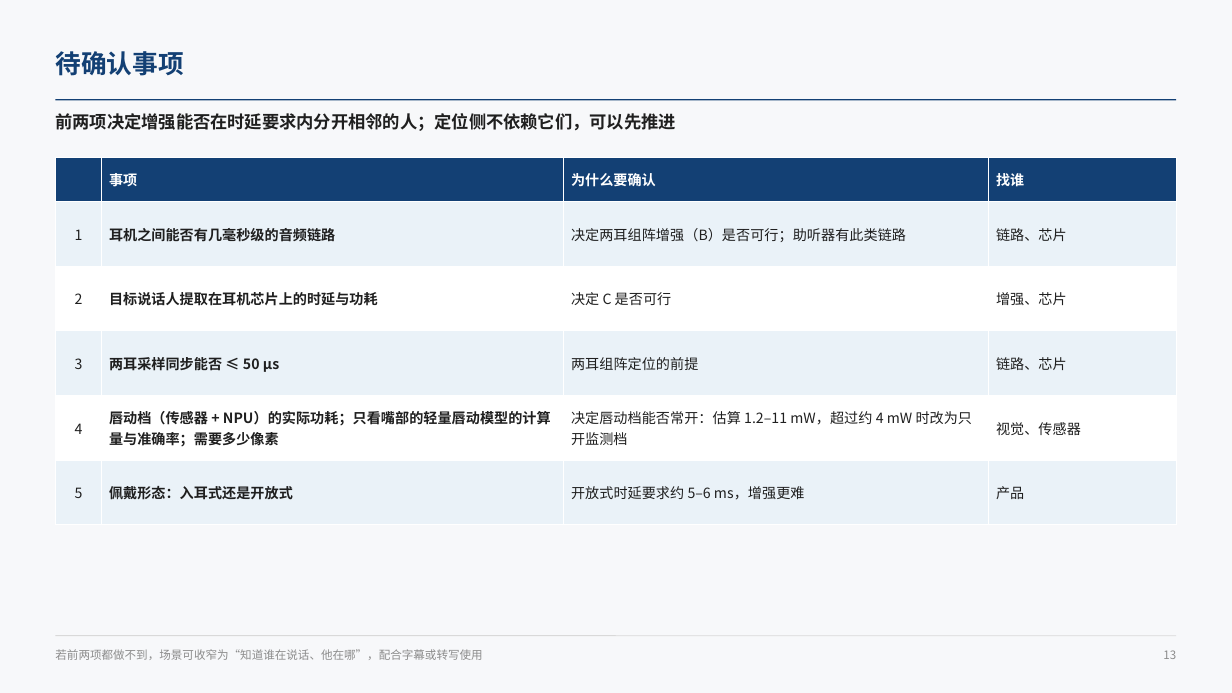
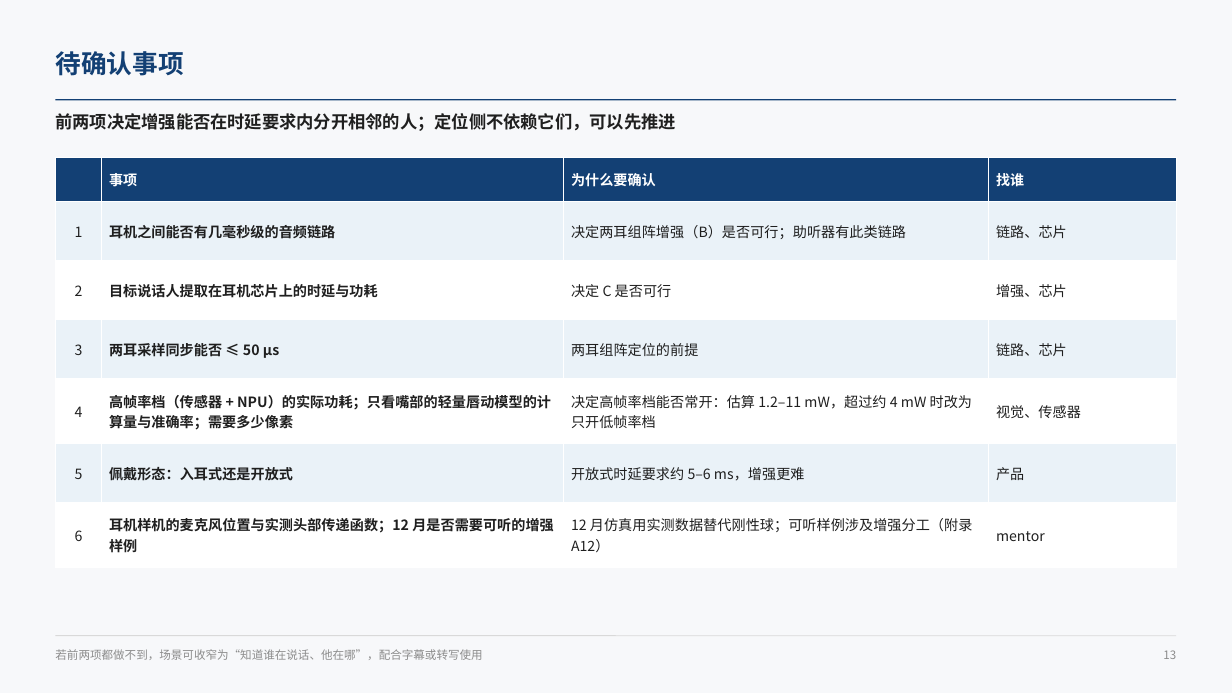
Before and after one commit to ZeroFoxxi/ssl-scene1, a slide deck: slide 13 of 02_耳机声源定位/耳机摄像头听觉辅助_整体设计方案.pptx. Drawn at 1232x693 pixels with LibreOffice and Linux fonts; fonts in the diff are those of the drawing. Boxes give left, top, right and bottom in pixels: in the first picture for what was removed or moved away, otherwise in the second. Text is boxed around its words. In the diff, an @@ line names an element or a change of style, - is before the commit and + after.

```diff
--- a/02_耳机声源定位/耳机摄像头听觉辅助_整体设计方案.pptx
+++ b/02_耳机声源定位/耳机摄像头听觉辅助_整体设计方案.pptx
@@ table at (x1=55, y1=157, x2=1177, y2=559) @@
-row 5, column 2: 唇动档（传感器 + NPU）的实际功耗；只看嘴部的轻量唇动模型的计算量与准确率；需要多少像素
+row 5, column 2: 高帧率档（传感器 + NPU）的实际功耗；只看嘴部的轻量唇动模型的计算量与准确率；需要多少像素
-row 5, column 3: 决定唇动档能否常开：估算 1.2–11 mW，超过约 4 mW 时改为只开监测档
+row 5, column 3: 决定高帧率档能否常开：估算 1.2–11 mW，超过约 4 mW 时改为只开低帧率档
+row 7: 6 | 耳机样机的麦克风位置与实测头部传递函数；12 月是否需要可听的增强样例 | 12 月仿真用实测数据替代刚性球；可听样例涉及增强分工（附录 A12） | mentor
```
Also in this commit, not shown: 10 other slides changed, 1 slide added, 12 other files.
